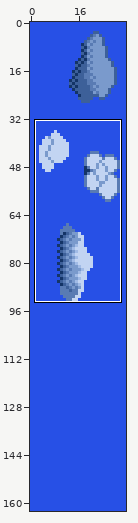
Pixel-art file: sprites/clouds.aseprite. Above: a wide view before the commit, with the close-up outlined.
Close-up. Before:
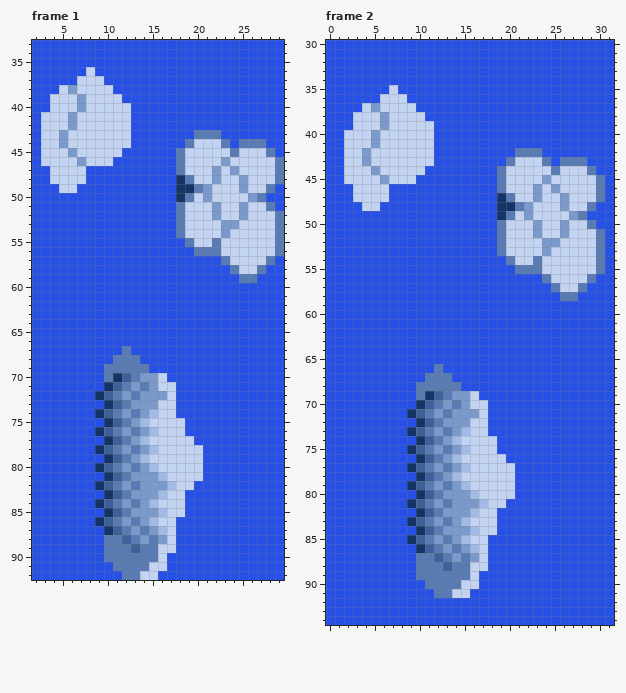
32x163 pixels, 4 frames. Shown: frame 1: x 2..29, y 33..92; frame 2: x 0..31, y 30..94. The commit also changed other frames or places, which this record leaves out.
After the commit:
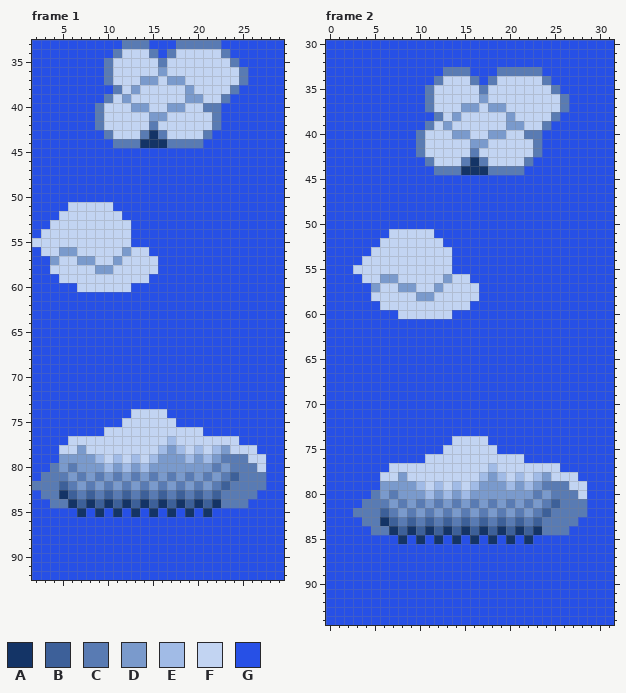
Palette (. is transparent): A #143466  B #3d6099  C #597bb3  D #7a9acc  E #a1bbe6  F #c2d4f2  G #2750e6
Author's note on the commit: tried some stuff with clouds, decided for sky
What changed:
layer "Clouds" added
Changed rows in their new state; - is an unchanged pixel.
Frame 1, layers "Clouds", "Layer 1":
first column x 2:
33 ----------CCC---CCCCC-------
34 ---------CFFFC-CFFFFFC------
35 --------CFFFFFCFFFFFFFC-----
36 ------G-CFFFFFDFFFFFFFFC----
37 -----GGGCFFFDDFDDFFFFFFC----
38 ---GGGGGGCFDFFFFFDFFFFC-----
39 --GGGGGGC-DFFFFFFDDFFC------
40 --GGGGGC---DDFFDDFFCC-------
41 -GGGGGGC---FFDDFFFFFC-------
42 -GGGGGGC---FFCFFFFFFC-------
43 -GGGGGGGC--FCACFFFF-G-------
44 -GGGGGGGGCCCAAACC-CGGG-GGG--
45 -GGGGGGGGG------GGGGGGGGGGG-
46 -GGGGGGGG-------GGGGGGGGGGGG
47 --GGGG----------GGGGGGGGGGGG
48 --GGGG----------GGGGGGGGGGGG
49 ---GG-----------GGGGGGGGGGG-
50 ----------------GGGGGGGGGG--
51 ----FFFFF-------GGGGGGGGGGG-
52 ---FFFFFFF------GGGGGGGGGGGG
53 --FFFFFFFFF-----GGGGGGGGGGGG
54 -FFFFFFFFFF-----GGGGGGGGGGGG
55 FFFFFFFFFFF------GGGGGGGGGGG
56 -FFDDFFFFFDFF-----GGGGGGGGGG
57 --DFFDDFFDFFFF-------GGGGGG-
58 --FFFFFDDFFFFF--------GGGG--
59 ---FFFFFFFFFF----------GG---
60 -----FFFFFF-----------------
first column x 2:
67 ----------G---------------
68 ---------GGG--------------
69 --------GGGGG-------------
70 --------GGGGGGG-----------
71 --------GGGGGGGG----------
72 -------GGGGGGGGG----------
73 --------GGGGGGGG----------
74 -------GGGGFFF-G----------
75 --------GGFFF---G---------
76 -------GFFFFFF---FF-------
77 ----FFFFFFFFF--E--FFFFF---
78 ---FFDFFFFFFFFEDE-EFEDFFF-
79 ---DDDDEFEFEFEDDDEDEDCCCFF
80 --CDCDDDEDEDEDDDDDDDCDCCCF
81 -CCCDCDCDCDC-CDCDCDCDCBCCC
82 CCCBCDCDCDCDC-CDCDCDCBCCCC
83 -CCABCBCBCBCBCBCBCBCBCCCC-
84 --CCABABABABABABABABACCC--
85 -----A-AGAGAGAGAGA-A------
86 -------GGGGGGGGG----------
87 --------GGGGGGGG----------
88 --------GGGGGGGG----------
89 --------GGGGGGGG----------
90 --------GGGGGGG-----------
91 ---------GGGGGG-----------
92 ----------GGGG------------
Frame 2, layers "Clouds", "Layer 1":
first column x 2:
33 -----------CCC---CCCCC-------
34 ----------CFFFC-CFFFFFC------
35 -----G---CFFFFFCFFFFFFFC-----
36 ----GGG--CFFFFFDFFFFFFFFC----
37 --GGGGGG-CFFFDDFDDFFFFFFC----
38 -GGGGGGGG-CFDFFFFFDFFFFC-----
39 -GGGGGGGGCFDFFFFFFDDFFC------
40 GGGGGGGGC-FFDDFFDDFFCC-------
41 GGGGGGGGC-FFFFDDFFFFFC-------
42 GGGGGGGGC-FFFFCFFFFFF--------
43 GGGGGGGGGCFFFCACFFF-CGG-GGG--
44 GGGGGGGGG-CCCAAAC-CCGGGGGGGG-
45 GGGGGGGG---------GGGGGGGGGGGG
46 -GGGG------------GGGGGGGGGGGG
47 -GGGG------------GGGGGGGGGGGG
48 --GG-------------GGGGGGGGGGG-
49 -----------------GGGGGGGGGG--
50 -----------------GGGGGGGGGGG-
51 -----FFFFF-------GGGGGGGGGGGG
52 ----FFFFFFF------GGGGGGGGGGGG
53 ---FFFFFFFFF-----GGGGGGGGGGGG
54 --FFFFFFFFFF------GGGGGGGGGGG
55 -FFFFFFFFFFF-------GGGGGGGGGG
56 --FFDDFFFFFDFF--------GGGGGG-
57 ---DFFDDFFDFFFF--------GGGG--
58 ---FFFFFDDFFFFF---------GG---
59 ----FFFFFFFFFF---------------
60 ------FFFFFF-----------------
first column x 3:
66 ---------G----------------
67 --------GGG---------------
68 -------GGGGG--------------
69 -------GGGGGGG------------
70 -------GGGGGGGG-----------
71 ------GGGGGGGGG-----------
72 -------GGGGGGGG-----------
73 ------GGGGGGGGG-----------
74 -------GGGGF---G----------
75 ------GGGGFFF-------------
76 -------GFFFF-----FF-------
77 ----FFFFFFFFF--E--FFFFF---
78 ---FFDFFFFFF--EDE-EFEDFFF-
79 ---DDDDEFEFEFEDDDEDEDCCCFF
80 --CDCDDDEDE-EDDDDDDDCDCCCF
81 -CCCDCDCDCDC-CDCDCDCDCBCCC
82 CCCBCDCDCDC-CDCDCDCDCBCCCC
83 -CCABCBCBCBCBCBCBCBCBCCCC-
84 --CCABABABABABABABABACCC--
85 -----AGAGAGAGAGA-A-A------
86 -------GGGGGGGG-----------
87 -------GGGGGGGG-----------
88 -------GGGGGGGG-----------
89 -------GGGGGGG------------
90 --------GGGGGG------------
91 ---------GGGG-------------
